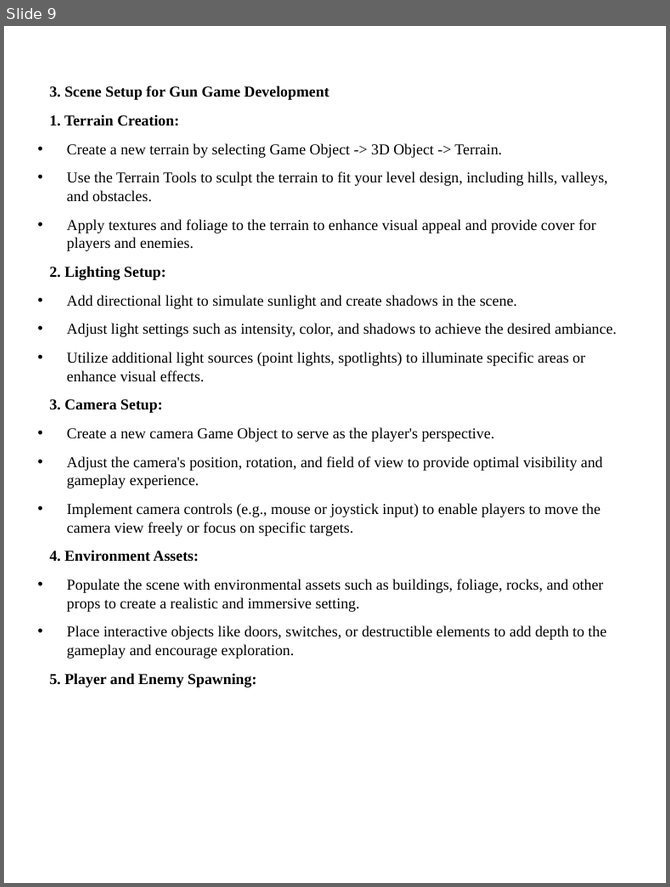
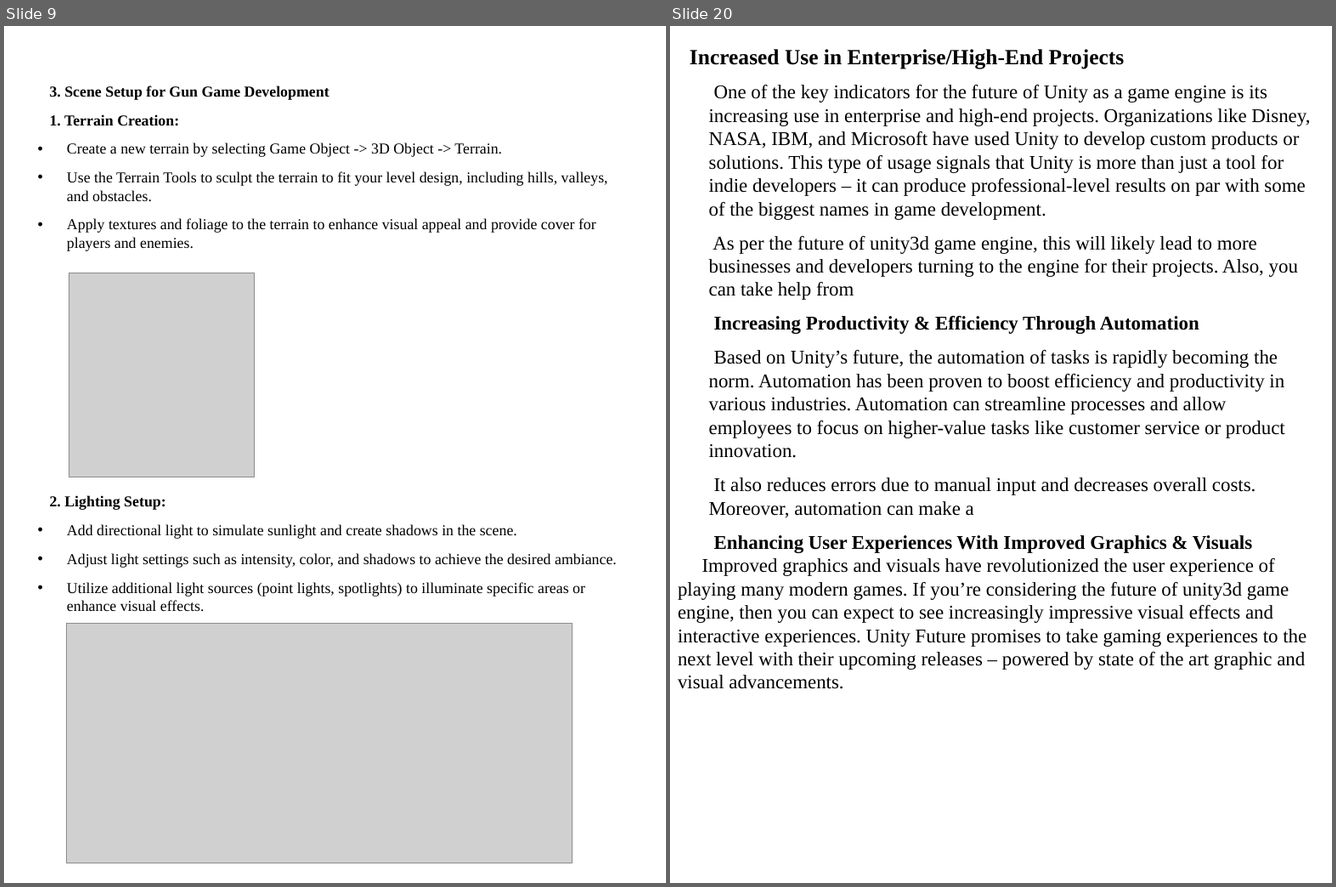
Before and after one commit to Archit-sharma01/untitled, a slide deck: Archit PPT.pptx. Shown side by side, each under a label of ours: slide 9 before the commit, slides 9 and 20 after it; the slides between them are not shown. The pictures are 670x887 and 1336x887 pixels, drawn with LibreOffice and Linux fonts; fonts in the diff are those of the drawing; grey boxes stand for pictures; background and template pictures are left out. Boxes give left, top, right and bottom in pixels: in the first picture for what was removed or moved away, otherwise in the second. Text is boxed around its words. In the diff, an @@ line names an element or a change of style, - is before the commit and + after.

```diff
--- a/Archit PPT.pptx
+++ b/Archit PPT.pptx
@@ slide 20 added at box(670, 26, 1332, 883), background picture (left out) @@
@@ text added at box(678, 49, 1310, 689), 18 pt, text #000000 @@
+Increased Use in Enterprise/High-End Projects
+One of the key indicators for the future of Unity as a game engine is its increasing use in enterprise and high-end projects. Organizations like Disney, NASA, IBM, and Microsoft have used Unity to develop custom products or solutions. This type of usage signals that Unity is more than just a tool for indie developers – it can produce professional-level results on par with some of the biggest names in game development.
+As per the future of unity3d game engine, this will likely lead to more businesses and developers turning to the engine for their projects. Also, you can take help from
+Increasing Productivity & Efficiency Through Automation
+Based on Unity’s future, the automation of tasks is rapidly becoming the norm. Automation has been proven to boost efficiency and productivity in various industries. Automation can streamline processes and allow employees to focus on higher-value tasks like customer service or product innovation.
+It also reduces errors due to manual input and decreases overall costs. Moreover, automation can make a
+Enhancing User Experiences With Improved Graphics & Visuals
+Improved graphics and visuals have revolutionized the user experience of playing many modern games. If you’re considering the future of unity3d game engine, then you can expect to see increasingly impressive visual effects and interactive experiences. Unity Future promises to take gaming experiences to the next level with their upcoming releases – powered by state of the art graphic and visual advancements.
@@ slide 9 changed as well @@
@@ picture added at box(69, 273, 255, 477) @@
@@ text at box(50, 399, 607, 687): paragraphs removed @@
-3. Camera Setup:
-• Create a new camera Game Object to serve as the player's perspective.
-• Adjust the camera's position, rotation, and field of view to provide optimal visibility and gameplay experience.
-• Implement camera controls (e.g., mouse or joystick input) to enable players to move the camera view freely or focus on specific targets.
-4. Environment Assets:
-• Populate the scene with environmental assets such as buildings, foliage, rocks, and other props to create a realistic and immersive setting.
-• Place interactive objects like doors, switches, or destructible elements to add depth to the gameplay and encourage exploration.
-5. Player and Enemy Spawning:
@@ picture added at box(66, 624, 573, 863) @@
```
Also in this commit, not shown: 13 other slides added, 32 slides removed.
